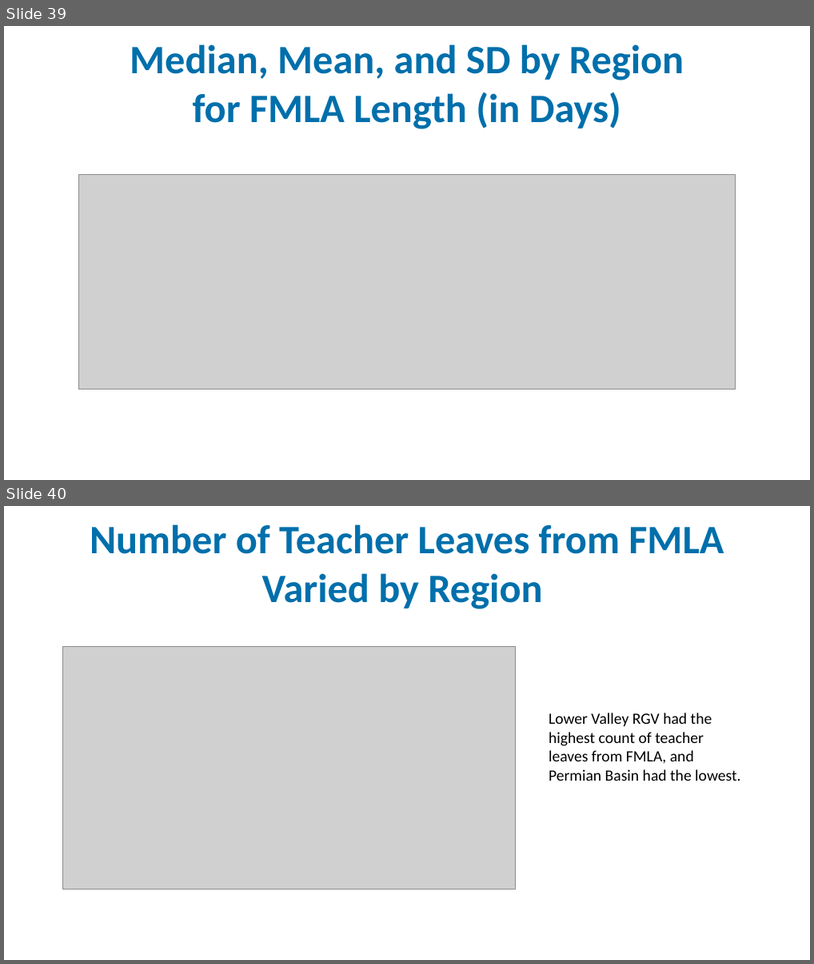
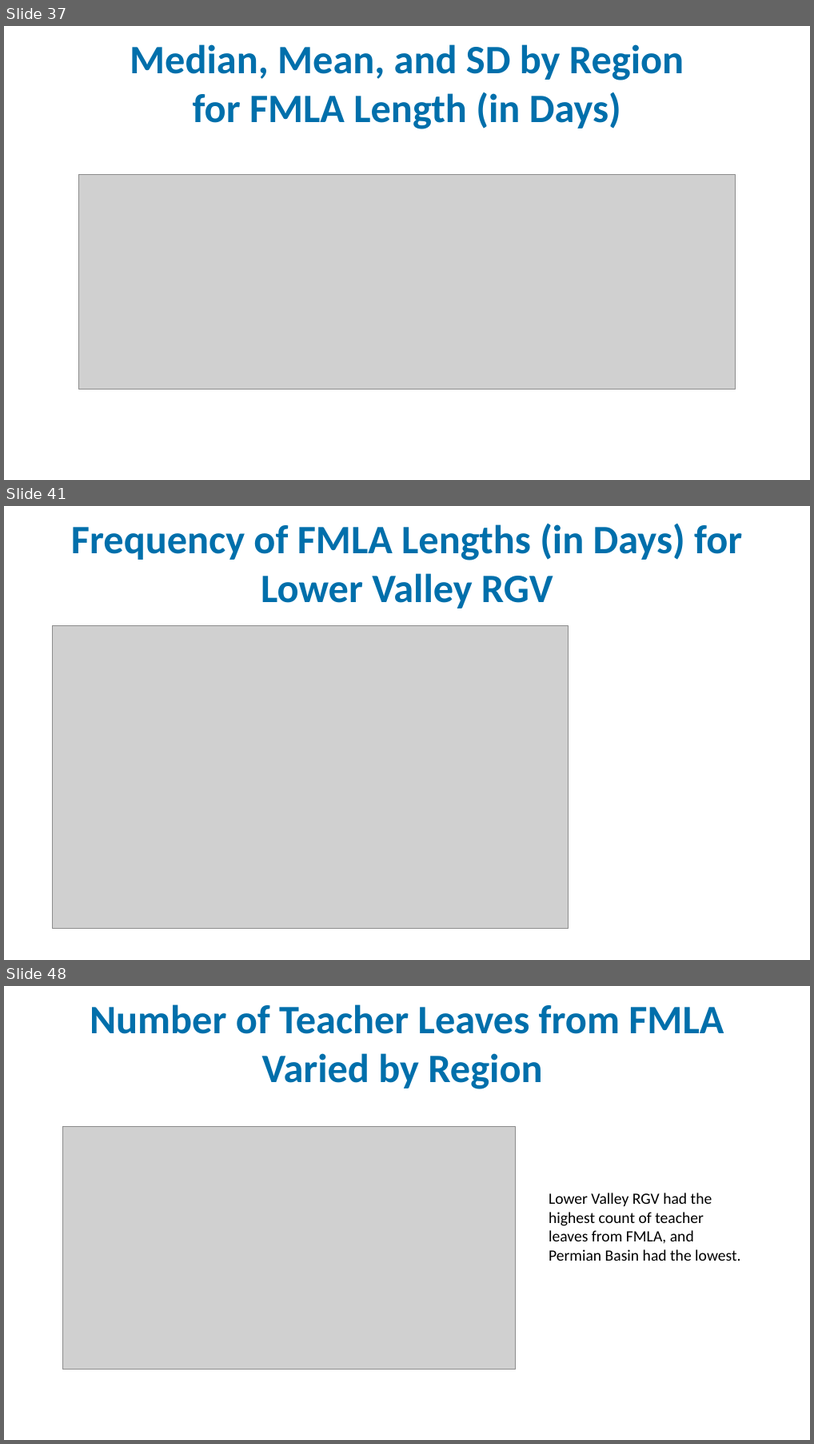
Before and after one commit to idea-analytics/Staffing_Trends_Performance_Vacancies, a slide deck: graphs/Staffing_Part1_23-24_preliminary_report.pptx. Shown one above the other, each under a label of ours: slides 39 and 40 before the commit, slides 37, 41 and 48 after it; the slides between them are not shown. The pictures are 814x964 and 814x1444 pixels, drawn with LibreOffice and Linux fonts; fonts in the diff are those of the drawing; grey boxes stand for pictures; background and template pictures are left out. Boxes give left, top, right and bottom in pixels: in the first picture for what was removed or moved away, otherwise in the second. Text is boxed around its words. In the diff, an @@ line names an element or a change of style, - is before the commit and + after.

Commit message:
updated histograms
regional histograms for FMLA

```diff
--- a/graphs/Staffing_Part1_23-24_preliminary_report.pptx
+++ b/graphs/Staffing_Part1_23-24_preliminary_report.pptx
@@ slide 41 added at box(4, 506, 810, 960), background picture (left out) @@
@@ title added at box(71, 524, 742, 608), 36 pt, text #006FAB, bold @@
+Frequency of FMLA Lengths (in Days) for Lower Valley RGV
@@ picture added at box(52, 625, 569, 928) @@
@@ what was slide 39 is now slide 37 @@
@@ what was slide 40 is now slide 48 @@
```
Also in this commit, not shown: 2 slides changed, 9 other slides added, 2 other files.
